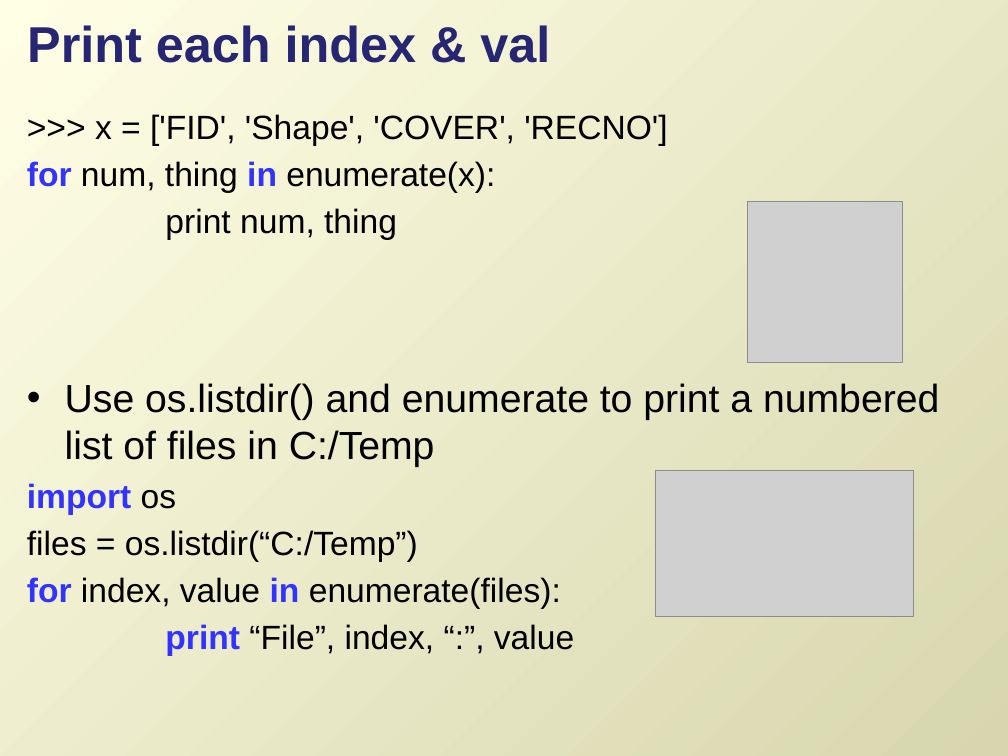
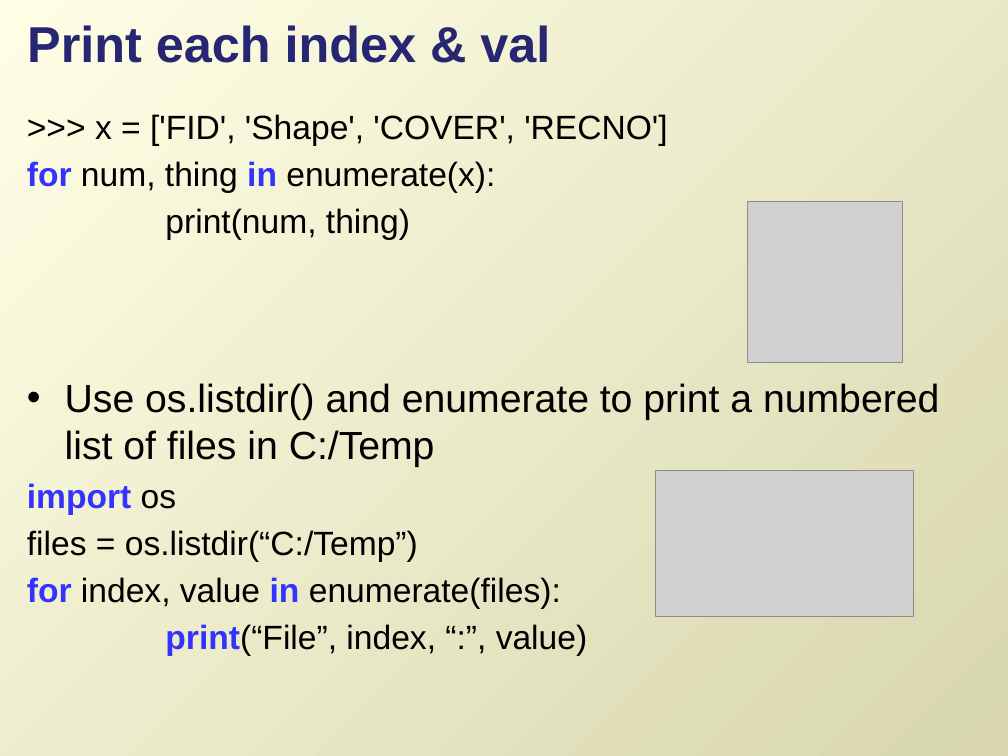
Before and after one commit to lgtateos/gis540, a slide deck: slide 15 of slides/looping2.pptx. Drawn at 1008x756 pixels with LibreOffice and Linux fonts; fonts in the diff are those of the drawing; grey boxes stand for pictures. Boxes give left, top, right and bottom in pixels: in the first picture for what was removed or moved away, otherwise in the second. Text is boxed around its words. In the diff, an @@ line names an element or a change of style, - is before the commit and + after.

```diff
--- a/slides/looping2.pptx
+++ b/slides/looping2.pptx
@@ text at (165,208,410,240): text changed @@
-print num, thing
+print(num, thing)
@@ text at (165,624,587,656): text changed @@
-print “File”, index, “:”, value
+print(“File”, index, “:”, value)
```
Also in this commit, not shown: 12 other slides changed.
